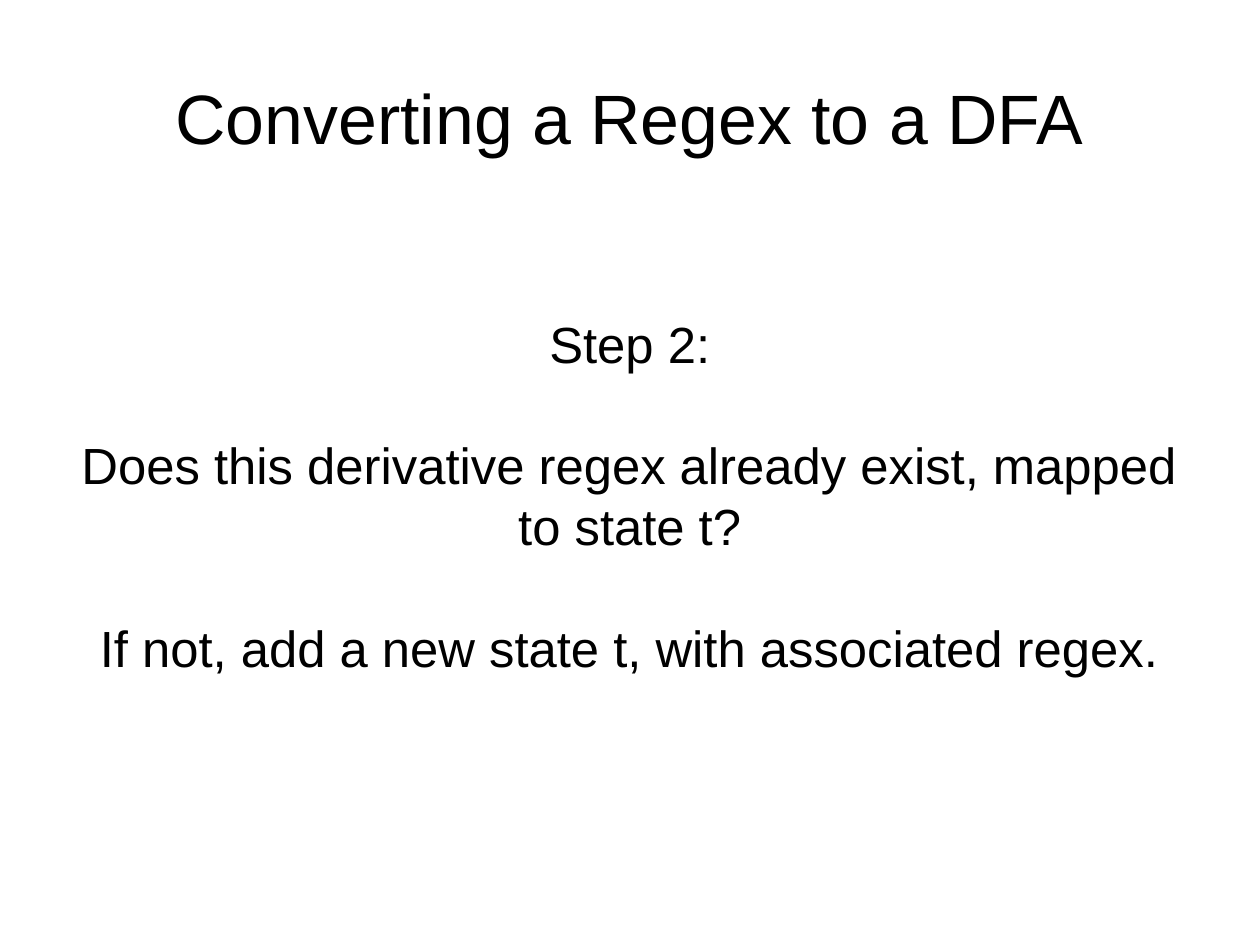
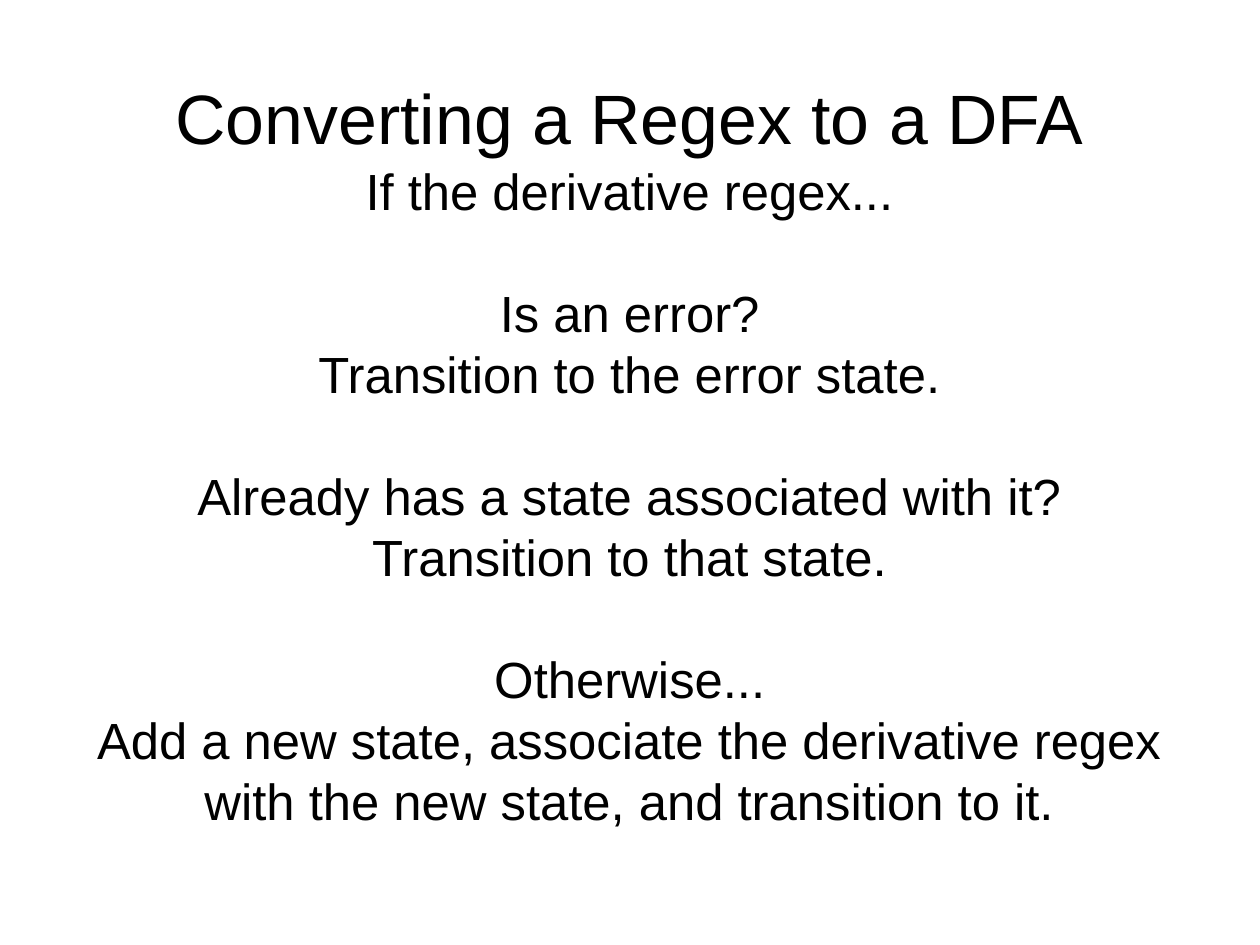
Before and after one commit to bhurt/presentations, a slide deck: slide 106 of pdre.odp (slide 100 before the commit). Drawn at 1260x945 pixels with LibreOffice and Linux fonts; fonts in the diff are those of the drawing. Boxes give left, top, right and bottom in pixels: in the first picture for what was removed or moved away, otherwise in the second. Text is boxed around its words. In the diff, an @@ line names an element or a change of style, - is before the commit and + after.

Commit message:
More fixes to code & slides.

```diff
--- a/pdre.odp
+++ b/pdre.odp
@@ subtitle at [97, 173, 1161, 827]: text changed @@
-Step 2:
-Does this derivative regex already exist, mapped to state t?
-If not, add a new state t, with associated regex.
+If the derivative regex...
+Is an error?
+Transition to the error state.
+Already has a state associated with it?
+Transition to that state.
+Otherwise...
+Add a new state, associate the derivative regex with the new state, and transition to it.
```
Also in this commit, not shown: 10 other slides changed, 7 slides added, 1 slide removed, 1 other file.
